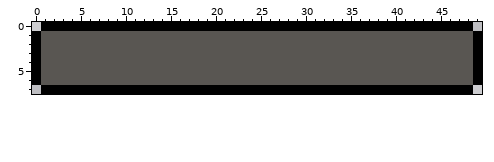
A pixel-art file gets an edit: CreateJamSpring2024/HPBar.aseprite. Above, as it was before the edit.
50x8 pixels, 1 frame.
And afterwards:
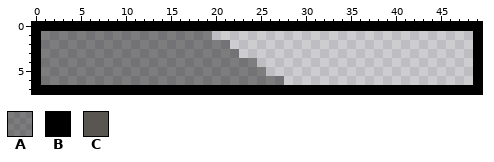
Palette (. is transparent): A #00000064  B #000000  C #595652
What changed:
Changed rows in their new state; - is an unchanged pixel.
first column x 0:
0 B------------------------------------------------B
1 -AAAAAAAAAAAAAAAAAAA.............................-
2 -AAAAAAAAAAAAAAAAAAAAA...........................-
3 -AAAAAAAAAAAAAAAAAAAAAA..........................-
4 -AAAAAAAAAAAAAAAAAAAAAAAA........................-
5 -AAAAAAAAAAAAAAAAAAAAAAAAA.......................-
6 -AAAAAAAAAAAAAAAAAAAAAAAAAAA.....................-
7 B------------------------------------------------B
